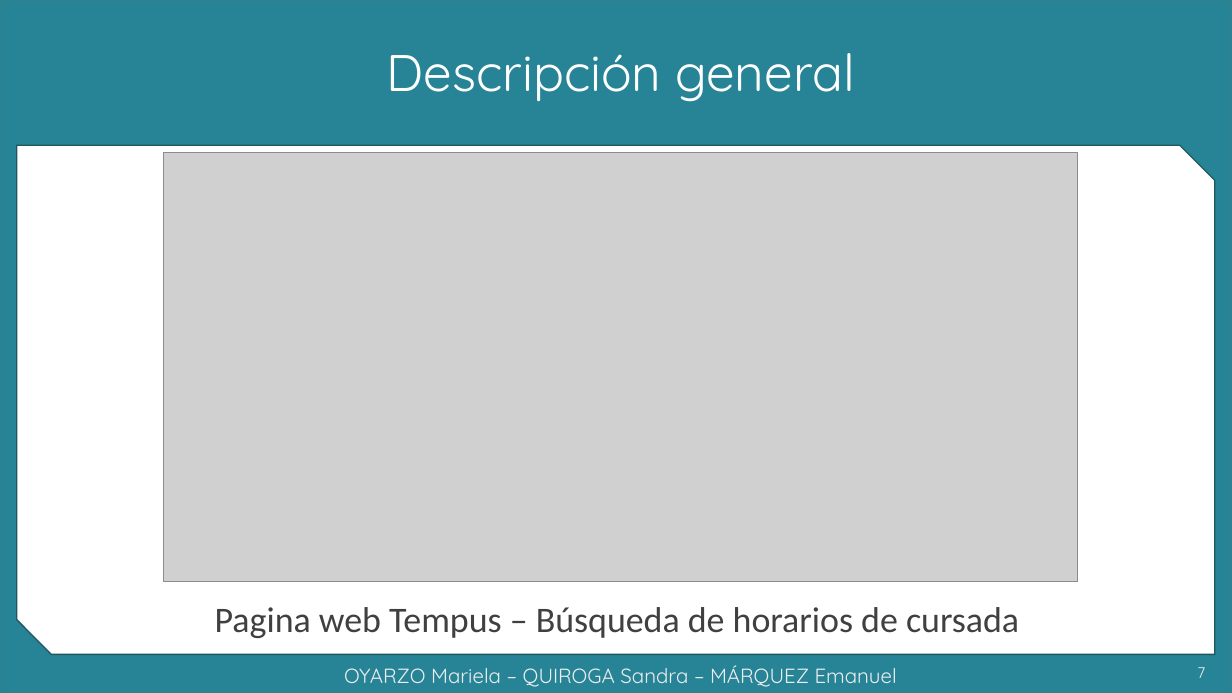
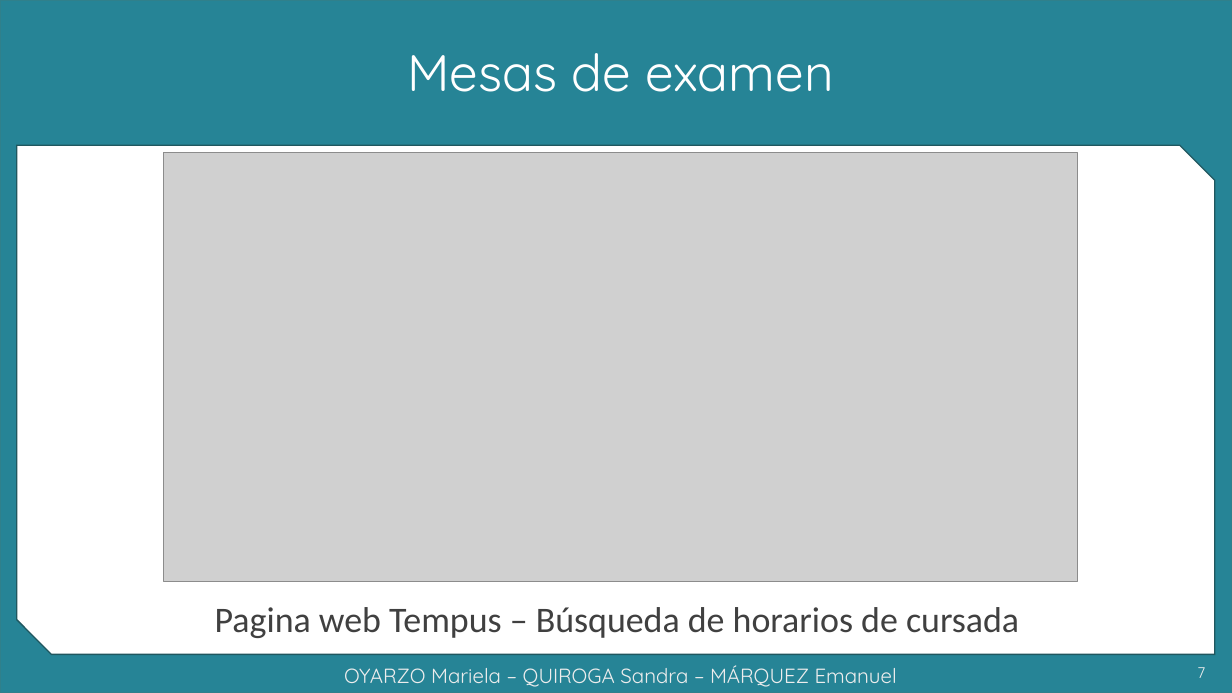
Before and after one commit to grupoyenu/yenu, a slide deck: slide 7 of 08. Presentaciones/Presentación 10 - 21.11.19.pptx. Drawn at 1232x693 pixels with LibreOffice and Linux fonts; fonts in the diff are those of the drawing; grey boxes stand for pictures; background and template pictures are left out. Boxes give left, top, right and bottom in pixels: in the first picture for what was removed or moved away, otherwise in the second. Text is boxed around its words. In the diff, an @@ line names an element or a change of style, - is before the commit and + after.

```diff
--- a/08. Presentaciones/Presentación 10 - 21.11.19.pptx
+++ b/08. Presentaciones/Presentación 10 - 21.11.19.pptx
@@ title at (x1=407, y1=53, x2=834, y2=92): text changed @@
-Descripción general
+Mesas de examen
```
Also in this commit, not shown: 5 other slides changed, 4 slides removed.
